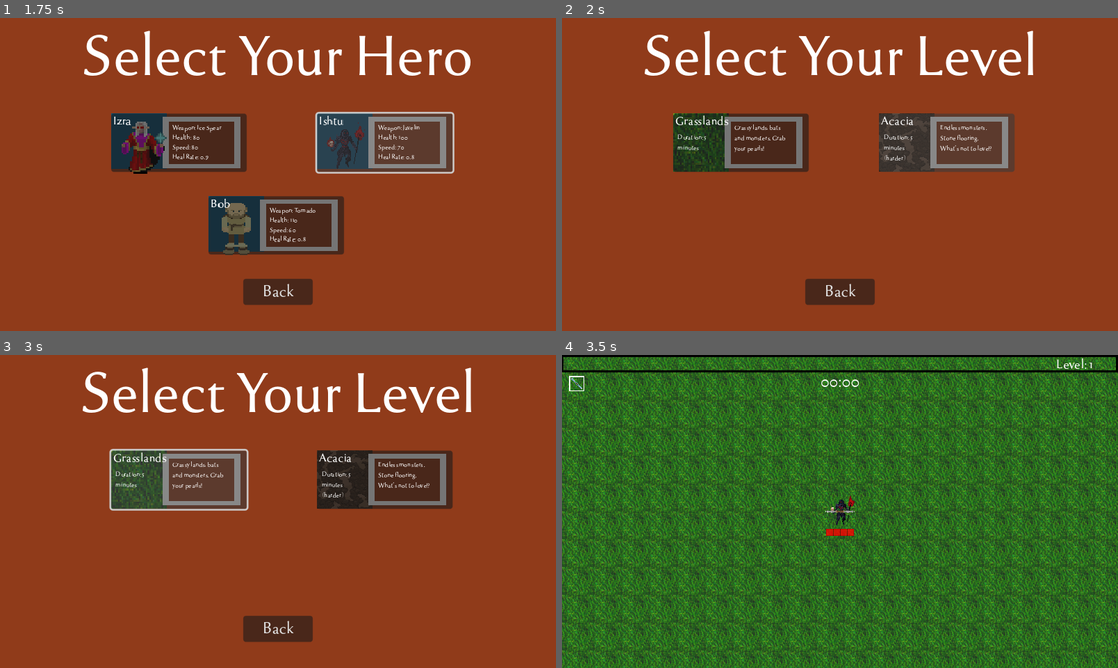
Above: before the commit, frames 1-4 (two rows, left to right).
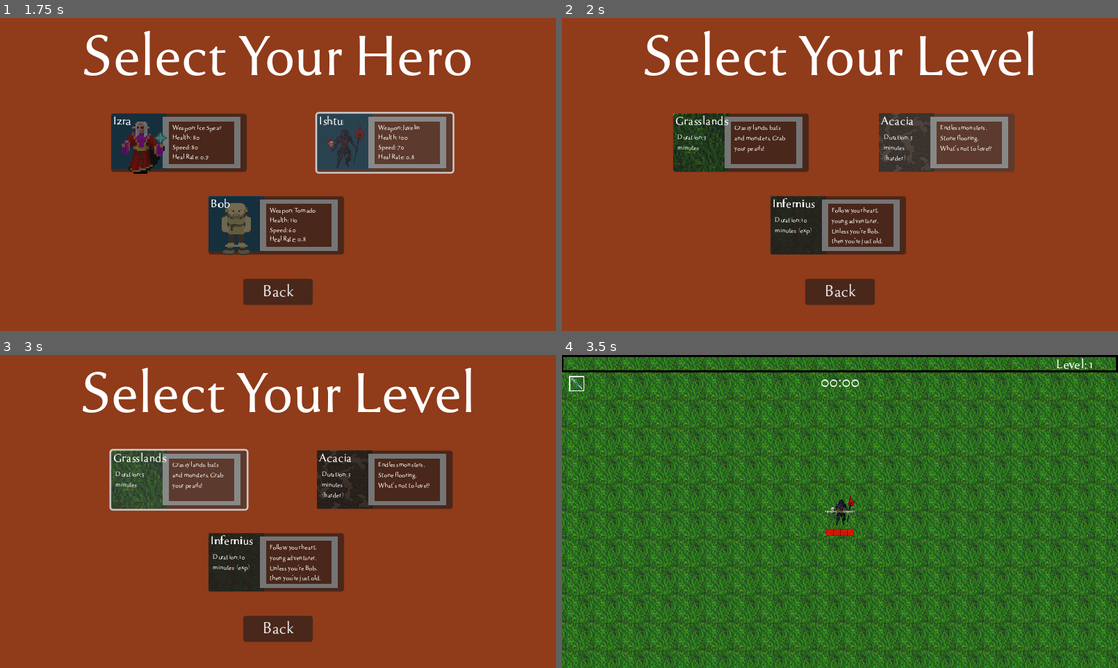
Above: after the commit, the same moments.

Repository: deonblaauw/rfg
Game: Godot game, scene res://Title Screen/menu.tscn
Two runs of this game, one before a commit and one after it. Both use one fixed random seed, a clock stepped at 60 frames per second and the inputs below. Sound files missing from this copy of the repository are replaced by a short silence.
Inputs (mouse positions are in pixels of both pictures, inside the frame that each line leads up to):
- Up to frame 1 (1.75 s): click "Play" at 0.5 s; tap Enter at 1.25 s; move the mouse to (400, 158) at 1.27 s; hold Right (right) from 1.28 s (still down); click (400, 158) at 1.35 s
- Up to frame 2 (2 s): keep holding Right (right)
- Up to frame 3 (3 s): move the mouse to (166, 527) at 2.02 s; release Right (right) at 2.03 s; hold Down (down) 2.03-2.75 s; click (166, 527) at 2.1 s; click (177, 480) at 2.77 s
- Up to frame 4 (3.5 s): no input

Frame 1 is identical in both runs. In frame 2, 4.5% of the frame differs, in the area x 37-62%, y 56-76%; in frame 3, 4.5%; in frame 4, nothing differs.

Commit message:
Added 10 min scene

Diff:
--- a/Enemies/EnemySpawnData.tres
+++ b/Enemies/EnemySpawnData.tres
@@ -65,7 +65,7 @@
 "time_end": 300,
 "time_start": 300
 }])
-default_perplexity_spawn_10_min_game = Array[Dictionary]([{
+smooth_spawn_5_min_game = Array[Dictionary]([{
 "enemy_scene": ExtResource("2_mrokd"),
 "spawn_amount": 2,
 "spawn_delay": 0,
@@ -80,12 +80,67 @@
 }, {
 "enemy_scene": ExtResource("4_iiow0"),
 "spawn_amount": 4,
-"spawn_delay": 1,
+"spawn_delay": 0,
 "time_end": 180,
 "time_start": 60
 }, {
 "enemy_scene": ExtResource("5_ksgwi"),
 "spawn_amount": 4,
+"spawn_delay": 0,
+"time_end": 210,
+"time_start": 180
+}, {
+"enemy_scene": ExtResource("4_iiow0"),
+"spawn_amount": 25,
+"spawn_delay": 0,
+"time_end": 240,
+"time_start": 210
+}, {
+"enemy_scene": ExtResource("5_ksgwi"),
+"spawn_amount": 6,
+"spawn_delay": 0,
+"time_end": 270,
+"time_start": 240
+}, {
+"enemy_scene": ExtResource("6_dlih1"),
+"spawn_amount": 4,
+"spawn_delay": 0,
+"time_end": 260,
+"time_start": 240
+}, {
+"enemy_scene": ExtResource("5_ksgwi"),
+"spawn_amount": 10,
+"spawn_delay": 0,
+"time_end": 300,
+"time_start": 270
+}, {
+"enemy_scene": ExtResource("7_25rws"),
+"spawn_amount": 1,
+"spawn_delay": 0,
+"time_end": 300,
+"time_start": 300
+}])
+default_perplexity_spawn_10_min_game = Array[Dictionary]([{
+"enemy_scene": ExtResource("2_mrokd"),
+"spawn_amount": 2,
+"spawn_delay": 0,
+"time_end": 50,
+"time_start": 0
+}, {
+"enemy_scene": ExtResource("3_on1ys"),
+"spawn_amount": 4,
+"spawn_delay": 0,
+"time_end": 210,
+"time_start": 30
+}, {
+"enemy_scene": ExtResource("4_iiow0"),
+"spawn_amount": 4,
+"spawn_delay": 1,
+"time_end": 180,
+"time_start": 60
+}, {
+"enemy_scene": ExtResource("5_ksgwi"),
+"spawn_amount": 4,
 "spawn_delay": 2,
 "time_end": 210,
 "time_start": 180
--- a/Title Screen/world_selection.gd
+++ b/Title Screen/world_selection.gd
@@ -1,32 +1,42 @@
 extends Control
-@onready var grasslands_tile = $Grasslands
-@onready var acacia_tile = $Acacia
+
+@onready var grasslands_tile = $GrasslandsTile
+@onready var acacia_tile = $AcaciaTile
+@onready var inferius_tile = $InferiusTile
 
 var lvl_menu_char_selection = "res://Title Screen/character_selection.tscn"
 
 var grasslands_scene = "res://World/grasslands_world.tscn"
 var acacia_scene = "res://World/acacia_world.tscn"
+var inferius_scene = "res://World/infernius_world.tscn"
 
 func _ready():
 	# Grasslands setup
 	var world_name = "Grasslands"
-	var texture_path = "res://Assets/Textures/dirt_full_new.png"
+	var icon_texture_path = "res://Assets/Textures/dirt_full_new.png"
 	var description = "Grassy lands, bats and monsters. Grab your pearls!"
 	var game_type = "Duration: 5 minutes"
-	setup_world_tile(grasslands_tile, world_name, description, game_type, texture_path)
+	setup_world_tile(grasslands_tile, world_name, description, game_type, icon_texture_path)
 
 	# Acacia setup
 	world_name = "Acacia"
-	texture_path = "res://Assets/Textures/World/backgrounds 256x256/256_Dirt Muddy 01.png"
+	icon_texture_path = "res://Assets/Textures/World/backgrounds 256x256/256_Dirt Muddy 01.png"
 	description = "Endless monsters. Stone flooring. What's not to love!?"
 	game_type = "Duration: 5 minutes (harder)"
-	setup_world_tile(acacia_tile, world_name, description, game_type, texture_path)
+	setup_world_tile(acacia_tile, world_name, description, game_type, icon_texture_path)
+
+	# Infernius setup
+	world_name = "Infernius"
+	icon_texture_path = "res://Assets/Textures/World/backgrounds 256x256/256_Grass 03 Mud.png"
+	description = "Follow your heart, young adventurer. Unless you're Bob, then you're just old."
+	game_type = "Duration: 10 minutes (exp)"
+	setup_world_tile(inferius_tile, world_name, description, game_type, icon_texture_path)
 
 
-func setup_world_tile(world_node, world_name, description, game_type, texture_path):
+func setup_world_tile(world_node, world_name, description, game_type, icon_texture_path):
 	world_node.lbl_title.text = world_name.capitalize()
 	world_node.lbl_description.text = description
-	world_node.icon.texture = load(texture_path)
+	world_node.icon.texture = load(icon_texture_path)
 	world_node.lbl_game_type.text = game_type
 
 func _on_grasslands_world_select_click_end():
@@ -38,3 +48,7 @@
 
 func _on_acacia_world_select_click_end():
 	get_tree().change_scene_to_file(acacia_scene)
+
+
+func _on_inferius_tile_world_select_click_end():
+	get_tree().change_scene_to_file(inferius_scene)
--- a/Title Screen/world_selection.tscn
+++ b/Title Screen/world_selection.tscn
@@ -39,20 +39,28 @@
 offset_bottom = 330.0
 text = "Back"
 
-[node name="Grasslands" parent="." instance=ExtResource("4_y22jc")]
+[node name="GrasslandsTile" parent="." instance=ExtResource("4_y22jc")]
 layout_mode = 0
 offset_left = 128.0
 offset_top = 110.0
 offset_right = 187.0
 offset_bottom = 177.0
 
-[node name="Acacia" parent="." instance=ExtResource("4_y22jc")]
+[node name="AcaciaTile" parent="." instance=ExtResource("4_y22jc")]
 layout_mode = 0
 offset_left = 365.0
 offset_top = 110.0
 offset_right = 424.0
 offset_bottom = 177.0
 
+[node name="InferiusTile" parent="." instance=ExtResource("4_y22jc")]
+layout_mode = 0
+offset_left = 240.0
+offset_top = 205.0
+offset_right = 299.0
+offset_bottom = 272.0
+
 [connection signal="click_end" from="btn_back" to="." method="_on_btn_back_click_end"]
-[connection signal="world_select_click_end" from="Grasslands" to="." method="_on_grasslands_world_select_click_end"]
-[connection signal="world_select_click_end" from="Acacia" to="." method="_on_acacia_world_select_click_end"]
+[connection signal="world_select_click_end" from="GrasslandsTile" to="." method="_on_grasslands_world_select_click_end"]
+[connection signal="world_select_click_end" from="AcaciaTile" to="." method="_on_acacia_world_select_click_end"]
+[connection signal="world_select_click_end" from="InferiusTile" to="." method="_on_inferius_tile_world_select_click_end"]
--- /dev/null
+++ b/World/infernius_world.tscn
@@ -0,0 +1,37 @@
+[gd_scene load_steps=8 format=3 uid="uid://cfoxlqp5e8if8"]
+
+[ext_resource type="Script" path="res://World/world_control.gd" id="1_v85pl"]
+[ext_resource type="Texture2D" uid="uid://c50eb6ahgwp7s" path="res://Assets/Textures/World/backgrounds 256x256/256_Grass 03 Mud.png" id="2_ifikp"]
+[ext_resource type="PackedScene" uid="uid://cp4b13i13c73d" path="res://Player/player.tscn" id="4_ibtdb"]
+[ext_resource type="PackedScene" uid="uid://bu1aocdsk7bhe" path="res://Utility/enemy_spawner.tscn" id="5_yclgx"]
+[ext_resource type="Resource" uid="uid://cfq5vla4naxnf" path="res://Enemies/EnemySpawnData.tres" id="6_r56hr"]
+[ext_resource type="PackedScene" uid="uid://cru0ygvvm2td0" path="res://Objects/experience_gem.tscn" id="7_2nfhi"]
+[ext_resource type="AudioStream" uid="uid://btdgv43q6wh5m" path="res://Assets/Audio/Music/battleThemeA.mp3" id="8_xast0"]
+
+[node name="Infernius World" type="Node2D"]
+script = ExtResource("1_v85pl")
+
+[node name="Background" type="Sprite2D" parent="."]
+texture_filter = 2
+texture_repeat = 2
+texture = ExtResource("2_ifikp")
+region_enabled = true
+region_rect = Rect2(2.08165e-12, 2.08165e-12, 8000, 8000)
+region_filter_clip_enabled = true
+
+[node name="Player" parent="." instance=ExtResource("4_ibtdb")]
+
+[node name="EnemySpawner" parent="." instance=ExtResource("5_yclgx")]
+active_spawn_mode = 2
+spawn_data_resource = ExtResource("6_r56hr")
+
+[node name="Loot" type="Node2D" parent="." groups=["loot"]]
+
+[node name="ExperienceGem" parent="Loot" instance=ExtResource("7_2nfhi")]
+position = Vector2(423, -79)
+experience = 50
+
+[node name="snd_music" type="AudioStreamPlayer" parent="."]
+stream = ExtResource("8_xast0")
+volume_db = -20.0
+autoplay = true
